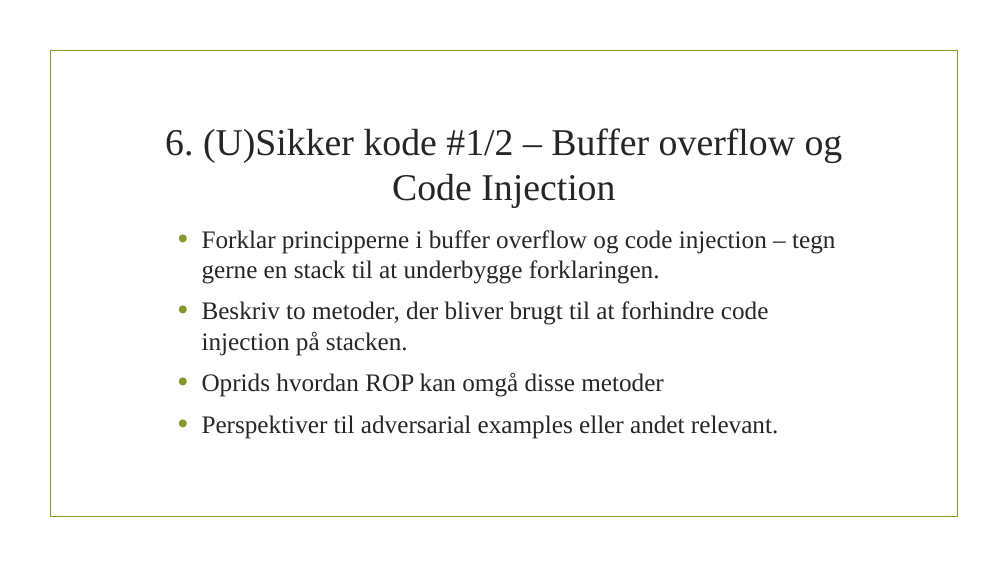
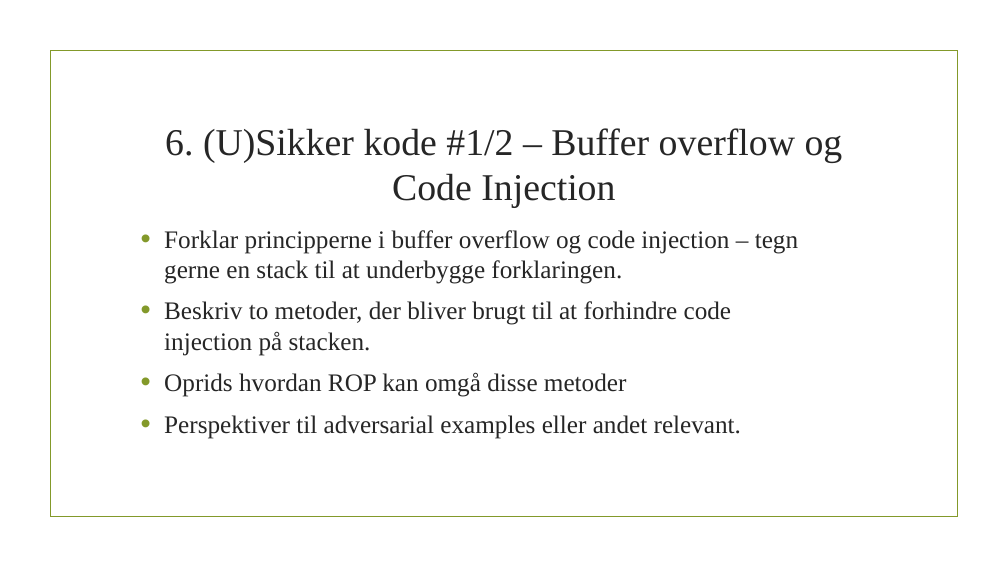
Before and after one commit to mathiasnielsen0/ITITS, a slide deck: slide 1 of Powerpoints/Spoergsmaal6.pptx. Drawn at 1008x567 pixels with LibreOffice and Linux fonts; fonts in the diff are those of the drawing; background and template pictures are left out. Boxes give left, top, right and bottom in pixels: in the first picture for what was removed or moved away, otherwise in the second. Text is boxed around its words. In the diff, an @@ line names an element or a change of style, - is before the commit and + after.

```diff
--- a/Powerpoints/Spoergsmaal6.pptx
+++ b/Powerpoints/Spoergsmaal6.pptx
@@ text "Forklar principperne i buffer overflow ...": place and size @@
-text "Forklar principperne i buffer overflow ..." at (202,230,835,439)
+text "Forklar principperne i buffer overflow ..." at (164,230,798,439)
```
Also in this commit, not shown: 3 other slides changed, 4 other files.
